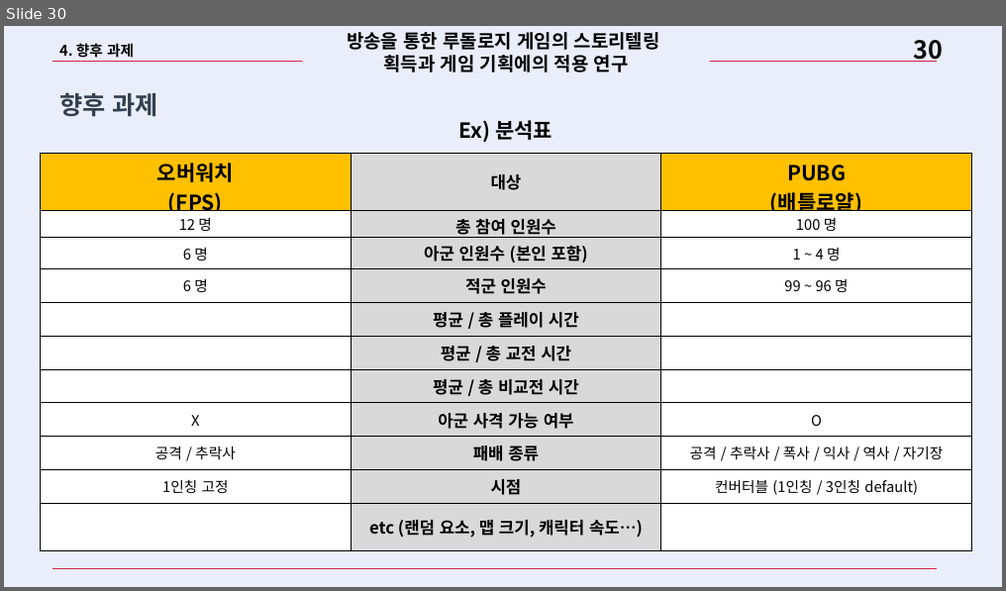
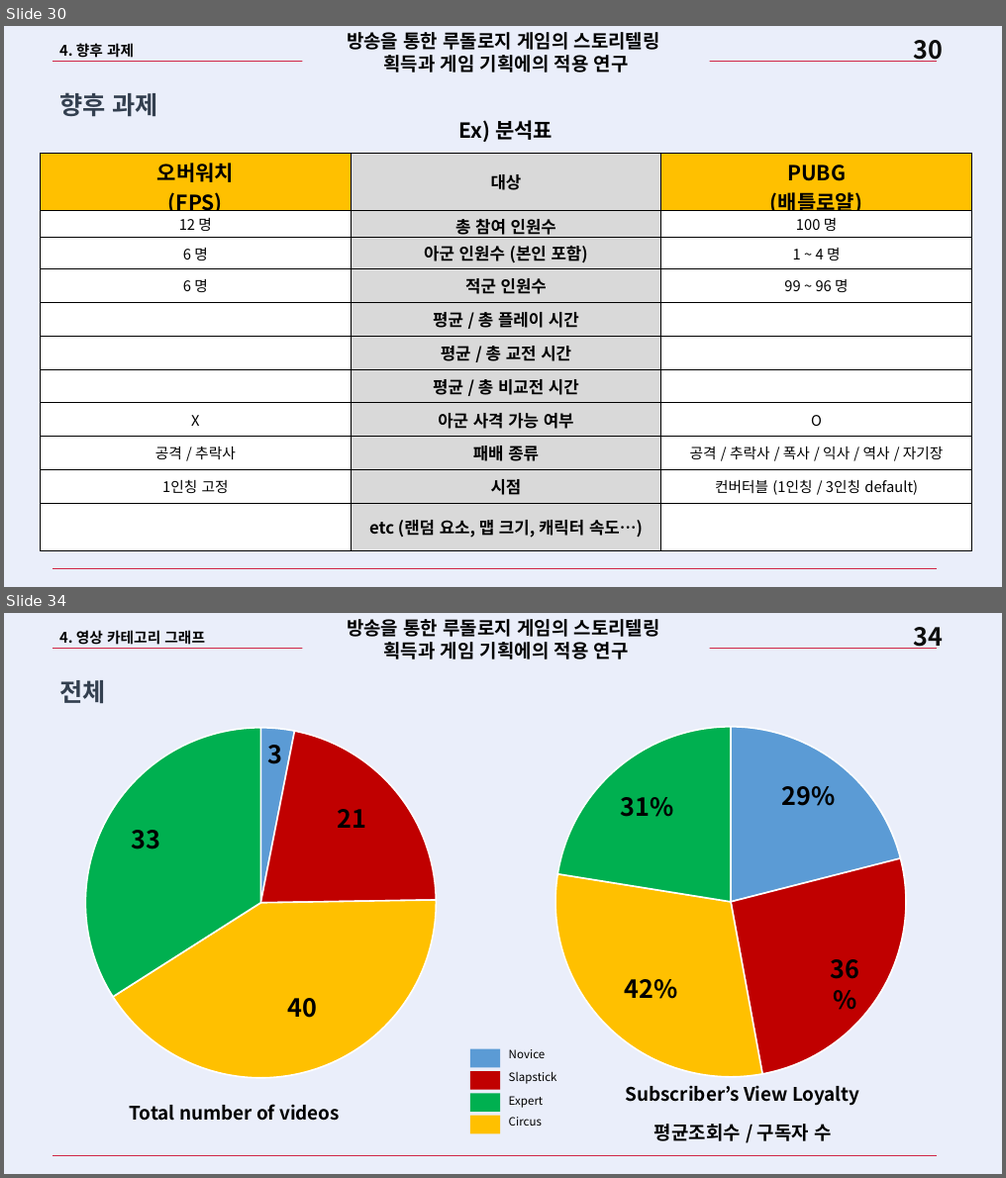
Before and after one commit to Bumizi/Thesis, a slide deck: 하계특훈 발표/200724_하계특훈_2014180011_김영범.pptx. Shown one above the other, each under a label of ours: slide 30 before the commit, slides 30 and 34 after it; the slides between them are not shown. The pictures are 1006x591 and 1006x1178 pixels, drawn with LibreOffice and Linux fonts; fonts in the diff are those of the drawing. Boxes give left, top, right and bottom in pixels: in the first picture for what was removed or moved away, otherwise in the second. Text is boxed around its words. In the diff, an @@ line names an element or a change of style, - is before the commit and + after.

```diff
--- a/하계특훈 발표/200724_하계특훈_2014180011_김영범.pptx
+++ b/하계특훈 발표/200724_하계특훈_2014180011_김영범.pptx
@@ slide 34 added at <box>4,613,1002,1174</box>, background #EAEEFA; not listed: 1 template element that a slide beside it also shows @@
@@ text added at <box>59,630,205,645</box>, 14 pt, text #000000, bold @@
+4. 영상 카테고리 그래프
@@ text added at <box>347,619,660,660</box>, 18 pt, text #000000, bold @@
+방송을 통한 루돌로지 게임의 스토리텔링
+획득과 게임 기획에의 적용 연구
@@ line added from (52, 649) to (937, 649), #D02646 0.5 pt @@
@@ text added at <box>59,680,105,703</box>, 24 pt, text #333F50, bold @@
+전체
@@ pie chart added at <box>4,717,522,1088</box> @@
+categories: 1, 2, 3, 4
+Series 1: 3, 22, 41, 34
@@ pie chart added at <box>470,716,991,1087</box> @@
+categories: 1, 2, 3, 4
+Series 1: 21, 26, 30, 22
@@ text added at <box>267,745,282,764</box>, 24 pt, text #000000, bold @@
+3
@@ text added at <box>782,786,836,806</box>, 24 pt, text #000000, bold @@
+29%
@@ text added at <box>338,809,367,828</box>, 24 pt, text #000000, bold @@
+21
@@ text added at <box>621,797,674,817</box>, 24 pt, text #000000, bold @@
+31%
@@ text added at <box>132,830,161,850</box>, 24 pt, text #000000, bold @@
+33
@@ text added at <box>830,959,859,979</box>, 24 pt, text #000000, bold @@
+36%
@@ text added at <box>288,998,318,1018</box>, 24 pt, text #000000, bold @@
+40
@@ text added at <box>625,979,678,999</box>, 24 pt, text #000000, bold @@
+42%
@@ text added at <box>626,1085,860,1106</box>, 18 pt, text #000000, bold @@
+Subscriber’s View Loyalty
@@ text added at <box>130,1104,340,1121</box>, 18 pt, text #000000, bold @@
+Total number of videos
@@ group added at <box>470,1050,557,1134</box>: 4 rectangles, 4 texts @@
+Novice
+Slapstick
+Expert
+Circus
@@ text added at <box>654,1124,831,1142</box>, 18 pt, text #000000, bold @@
+평균조회수 / 구독자 수
@@ line added from (52, 1157) to (937, 1157), #D02646 0.5 pt @@
```
Also in this commit, not shown: 3 other slides added, 34 other files.
